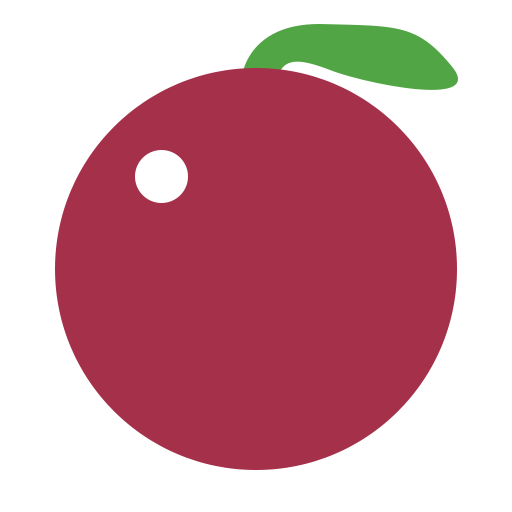
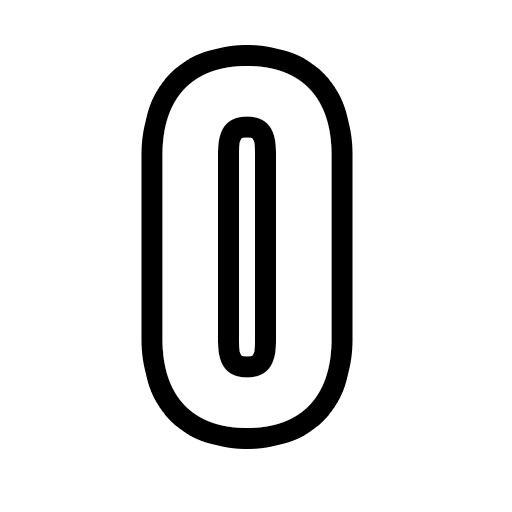
Comparing the layer stacks of the two 512 × 512 images. Changes:
added layer "0" above "Rectangle 2" over [162, 66, 332, 428]
moved "Ellipse 5" into group "Group 1" over [135, 150, 188, 203]
moved "Ellipse 4" into group "Group 1" over [55, 68, 457, 470]
moved "Shape 1" into group "Group 1" over [242, 24, 458, 130]
